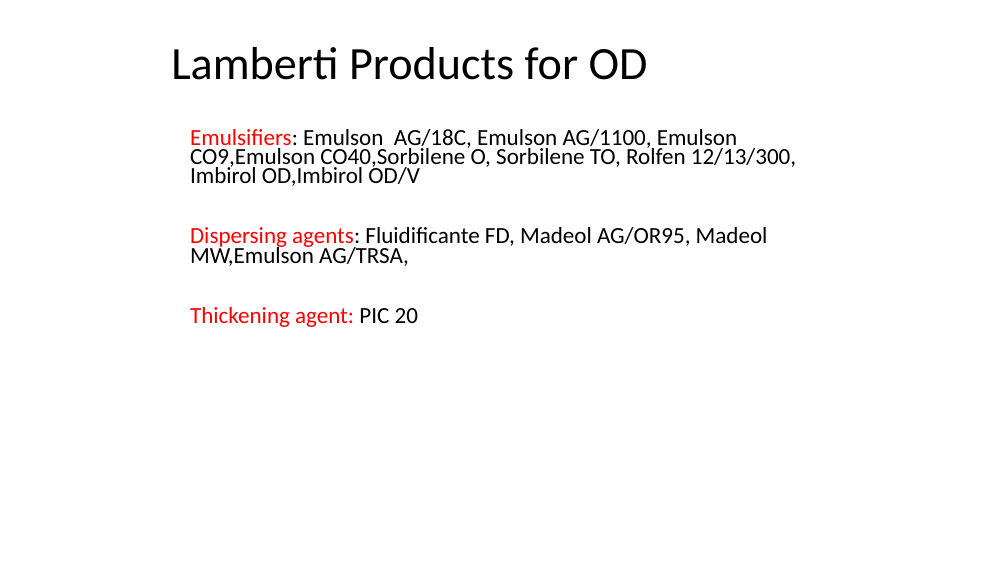
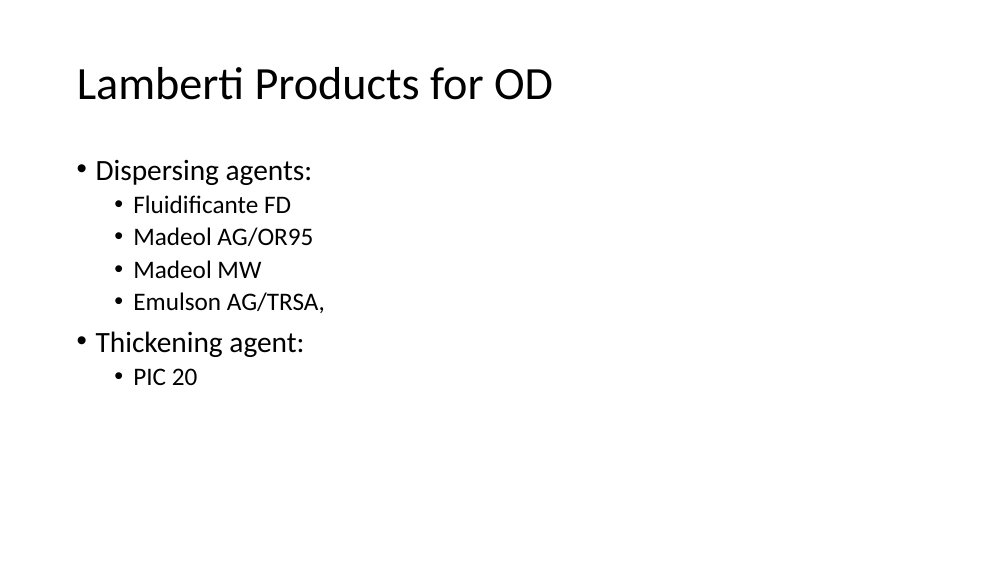
Before and after one commit to LilianaBohus/chemistry-presenations, a slide deck: slide 48 of oil-based-suspensions.ppt. Drawn at 1008x567 pixels with LibreOffice and Linux fonts; fonts in the diff are those of the drawing. Boxes give left, top, right and bottom in pixels: in the first picture for what was removed or moved away, otherwise in the second. Text is boxed around its words. In the diff, an @@ line names an element or a change of style, - is before the commit and + after.

```diff
--- a/oil-based-suspensions.ppt
+++ b/oil-based-suspensions.ppt
@@ title "Lamberti Products for OD": place and size @@
-title "Lamberti Products for OD" at (171,47,648,80)
+title "Lamberti Products for OD" at (77,67,553,100)
@@ text at (96,159,325,385): text changed; size 22 to 24 pt @@
-Emulsifiers: Emulson AG/18C, Emulson AG/1100, Emulson CO9,Emulson CO40,Sorbilene O, Sorbilene TO, Rolfen 12/13/300, Imbirol OD,Imbirol OD/V
-Dispersing agents: Fluidificante FD, Madeol AG/OR95, Madeol MW,Emulson AG/TRSA,
-Thickening agent: PIC 20
+• Dispersing agents:
+  • Fluidificante FD
+  • Madeol AG/OR95
+  • Madeol MW
+  • Emulson AG/TRSA,
+• Thickening agent:
+  • PIC 20
```
Also in this commit, not shown: 8 other slides changed, 1 slide added, 1 slide removed.
